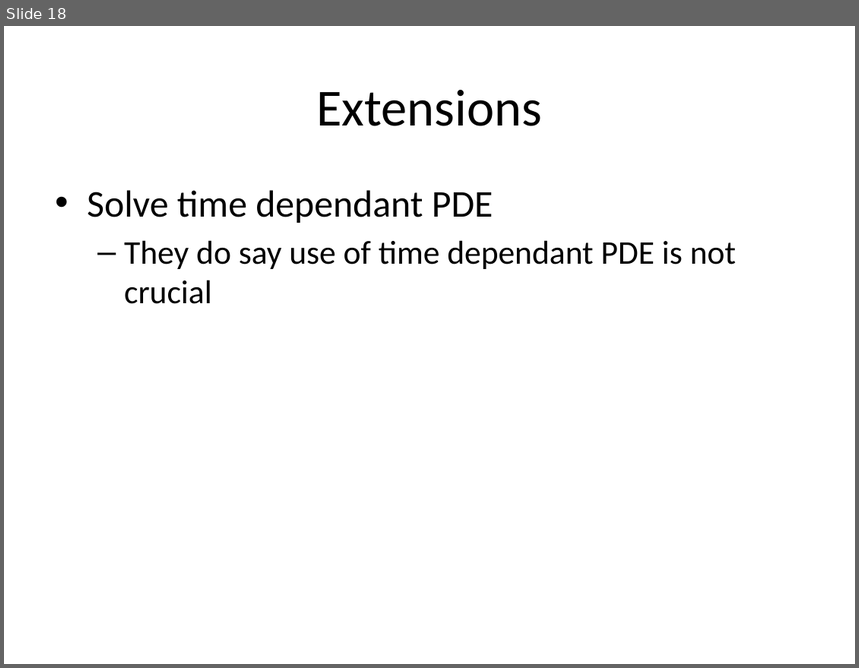
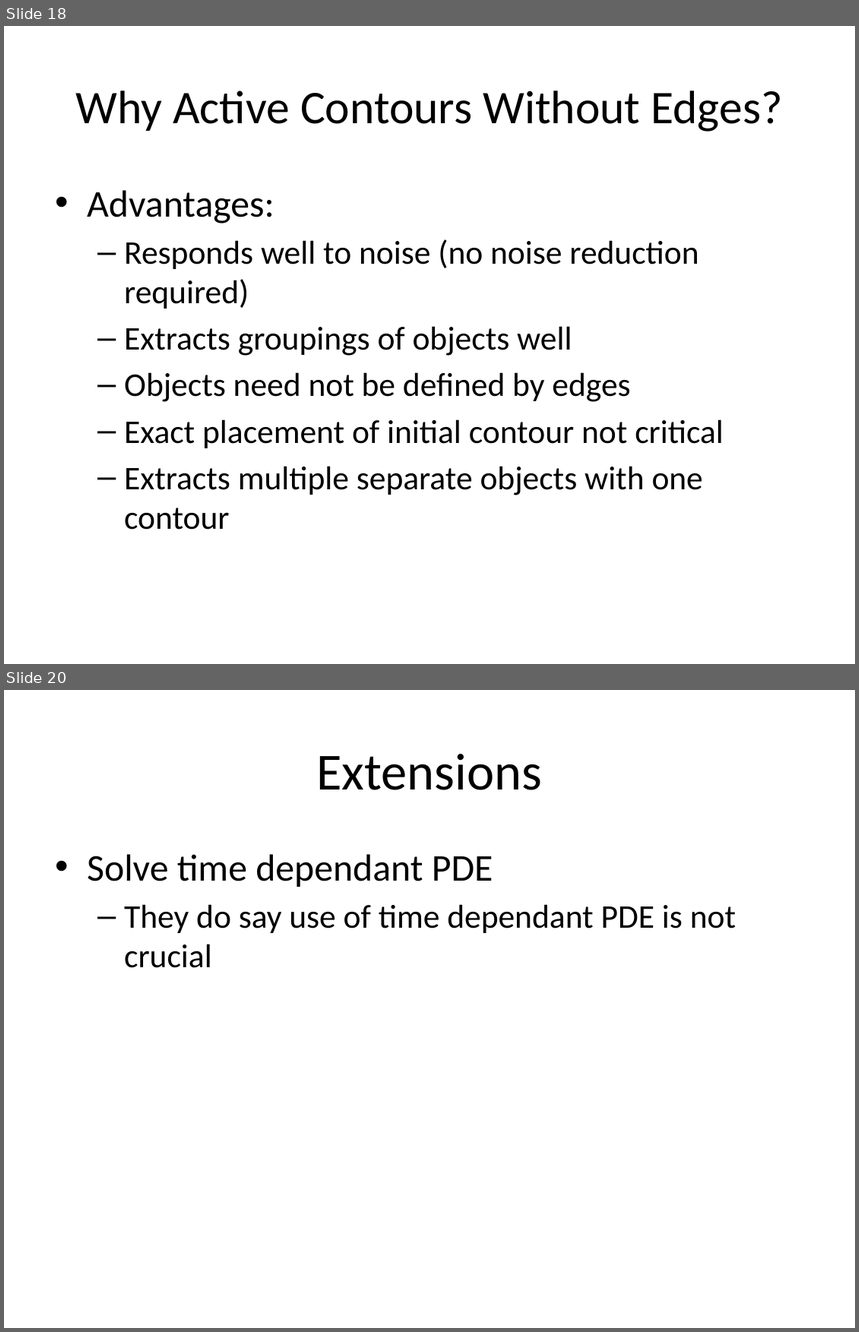
Before and after one commit to michaelwh/activecontnoedge, a slide deck: michael-activecont.pptx. Shown one above the other, each under a label of ours: slide 18 before the commit, slides 18 and 20 after it; the slides between them are not shown. The pictures are 859x668 and 859x1332 pixels, drawn with LibreOffice and Linux fonts; fonts in the diff are those of the drawing. Boxes give left, top, right and bottom in pixels: in the first picture for what was removed or moved away, otherwise in the second. Text is boxed around its words. In the diff, an @@ line names an element or a change of style, - is before the commit and + after.

```diff
--- a/michael-activecont.pptx
+++ b/michael-activecont.pptx
@@ slide 18 added at (4,26,855,664), background #FFFFFF @@
@@ title added at (76,91,782,132), 39.6 pt, text #000000 @@
+Why Active Contours Without Edges?
@@ text added at (87,190,724,530), 28 pt, text #000000 @@
+• Advantages:
+  – Responds well to noise (no noise reduction required)
+  – Extracts groupings of objects well
+  – Objects need not be defined by edges
+  – Exact placement of initial contour not critical
+  – Extracts multiple separate objects with one contour
@@ what was slide 18 is now slide 20 @@
```
Also in this commit, not shown: 9 slides changed, 1 other slide added.
